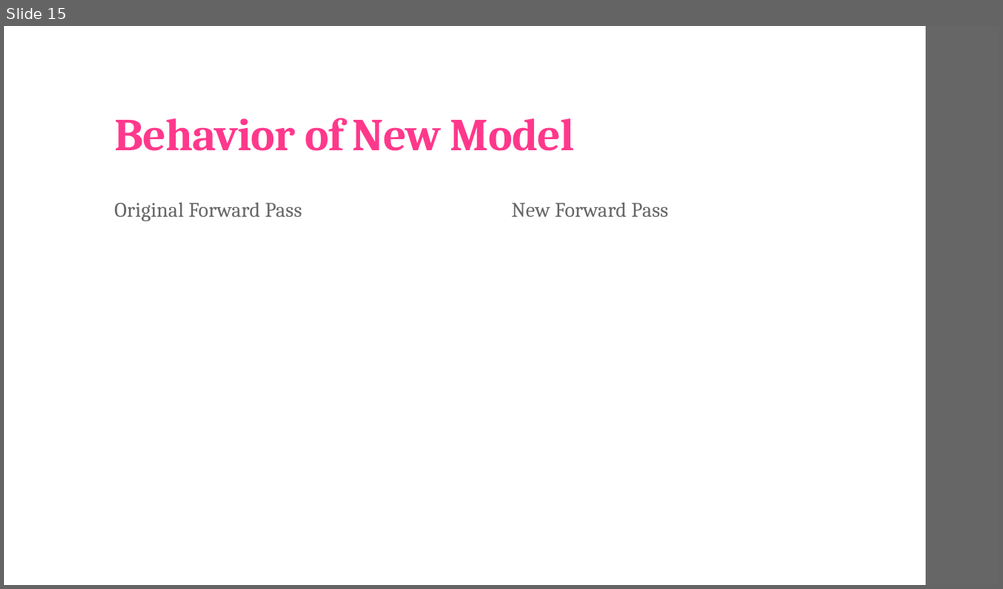
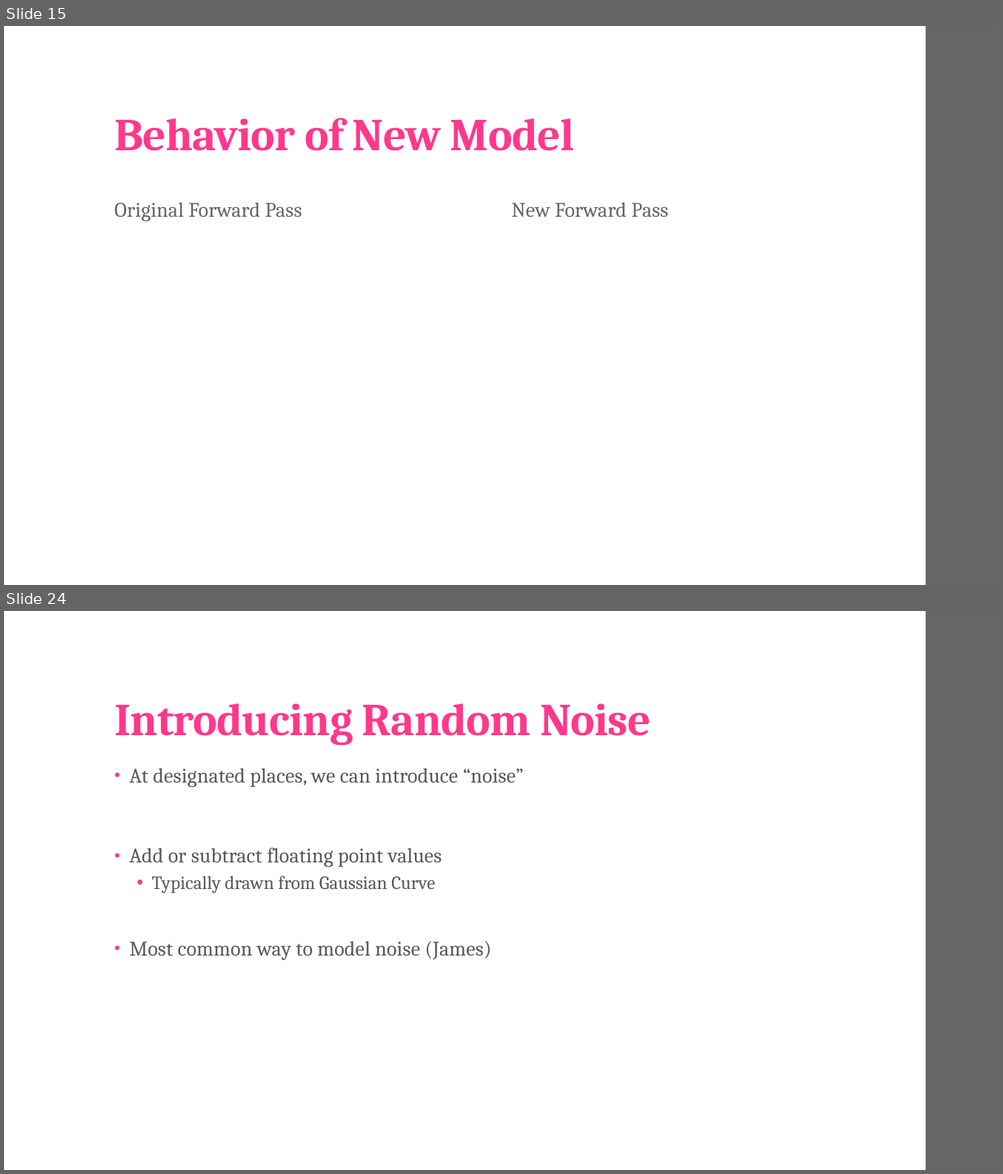
Before and after one commit to landonbuell/Convolutional-Neural-Networks, a slide deck: Presentations/02_04_2020/Modifying Layer Activations.pptx. Shown one above the other, each under a label of ours: slide 15 before the commit, slides 15 and 24 after it; the slides between them are not shown. The pictures are 1003x589 and 1003x1174 pixels, drawn with LibreOffice and Linux fonts; fonts in the diff are those of the drawing; grey boxes stand for pictures. Boxes give left, top, right and bottom in pixels: in the first picture for what was removed or moved away, otherwise in the second. Text is boxed around its words. In the diff, an @@ line names an element or a change of style, - is before the commit and + after.

```diff
--- a/Presentations/02_04_2020/Modifying Layer Activations.pptx
+++ b/Presentations/02_04_2020/Modifying Layer Activations.pptx
@@ slide 24 added at [4, 611, 999, 1170], background #FFFFFF; not listed: 1 template element that a slide beside it also shows @@
@@ title added at [114, 703, 651, 745], 44 pt, text #FF388C, bold @@
+Introducing Random Noise
@@ text added at [129, 768, 523, 960], 20 pt, text #595959 @@
+• At designated places, we can introduce “noise”
+• Add or subtract floating point values
+  • Typically drawn from Gaussian Curve
+• Most common way to model noise (James)
```
Also in this commit, not shown: 4 slides changed, 9 other slides added, 5 other files.
